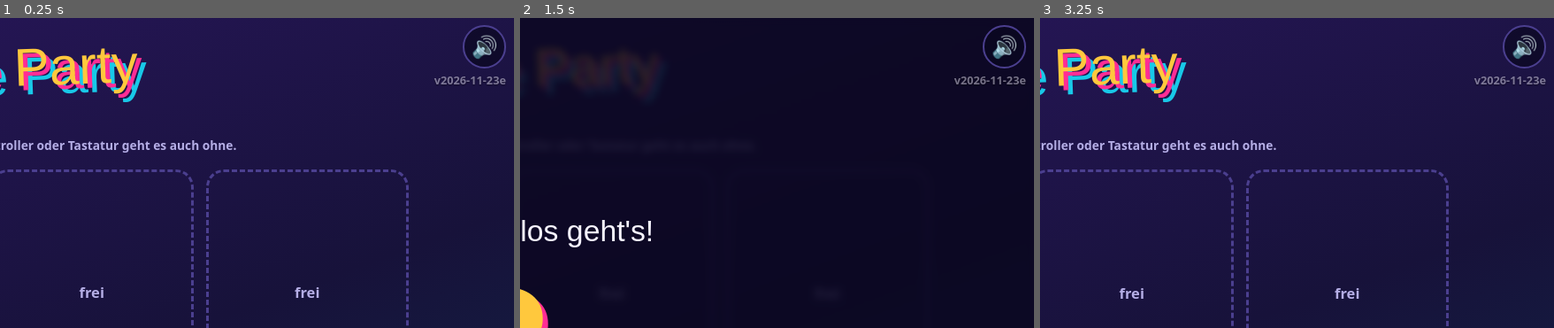
Above: before the commit, frames 1-3 (left to right).
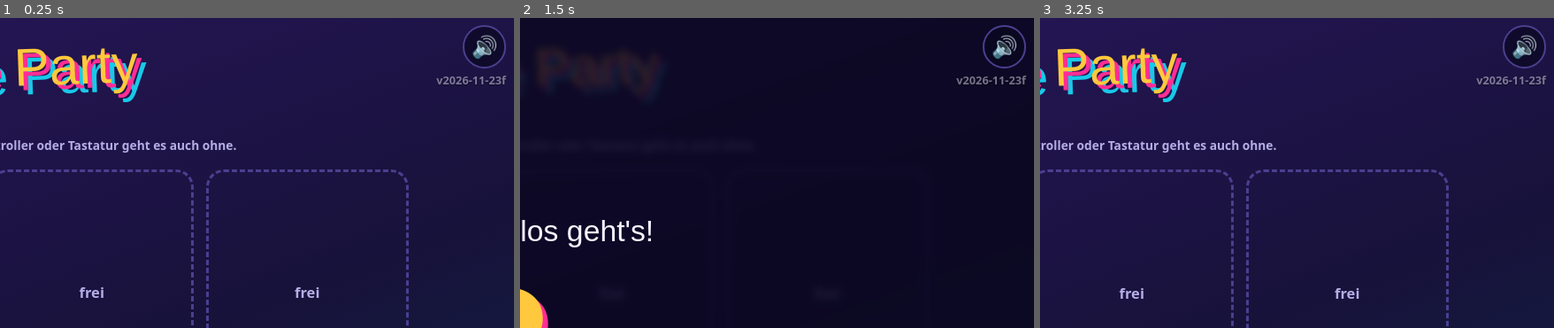
Above: after the commit, the same moments.

Repository: Kuma665/Arcade-Party
Game: browser game, page index.html
Two runs of this game, one before a commit and one after it. Both use one fixed random seed, a clock stepped at 60 frames per second and the inputs below.
Inputs (mouse positions are % of the whole screen's width and height, from its top left):
- Up to frame 1 (0.25 s): no input
- Up to frame 2 (1.5 s): click (48, 49) at 0.27 s; hold Right from 1.03 s (still down); click (48, 55) at 1.07 s; tap Space at 1.1 s
- Up to frame 3 (3.25 s): release Right at 1.53 s; hold Down 1.58-1.85 s; tap Space every 0.5 s from 1.6 to 3.1 s; click (32, 44) at 1.67 s; click "Bereit? · Enter drücken" at 1.77 s; hold Left 1.9-2.47 s; click (65, 42) at 2.27 s; hold Up 2.52-2.82 s; click (61, 60) at 2.87 s; hold Right from 2.87 s (still down)
The pictures show only the part of the screen within x 50-100%, y 0-50%; the shares and areas given below are measured in that part.

The runs differ from the first frame. In frame 1, 0.2% of the frame differs, in the area x 84-99%, y 18-22%; in frame 2, 0.2%; in frame 3, 0.2%.

Commit message:
Spiel aktualisiert: Handy-Pad mit Titel, Icon und Farbe fuer Link-Vorschau
Co-Authored-By: Claude Opus 5.5 <noreply@anthropic.com>

Diff:
--- a/index.html
+++ b/index.html
@@ -575,7 +575,7 @@
 /* ===== Grundausstattung (wie in den anderen Spielen): Ton aus beim Verlassen, Stumm-Knopf, Fehleranzeige, Wake Lock,
    Zurück-Taste, Vollbild, Dreh-Hinweis, Mauszeiger ausblenden, Version + Credits. Texte zentral in TX.
    var statt let/const: pollPads() und push1() laufen schon, bevor dieser Block erreicht ist. ===== */
-var VER='v2026-11-23e';
+var VER='v2026-11-23f';
 var TX={gfxL:'Grafik',gfx:['Auto','Niedrig','Mittel','Hoch'],hOk:'{A} OK · {B} Zurück',hPz:'{A} Wählen · {B} Weiterspie …(435 unchanged characters)…
  mute:'Ton an/aus (M)',err:'Fehler: ',line:'Zeile ',rot:'📱 ↻<br>Bitte quer drehen',
  credits:'<b>Arcade Party</b> '+VER+'<br>Musik und Soundeffekte: im Spiel erzeugt<br>Schriften: Bungee, Rajdhani (Google Fonts)<br>QR-Code: qrcodejs (davidshimjs)<br>Handy-Verbindung: PeerJS (peerjs.com)<br><small>Tippen zum Schließen</small>'};
--- a/pad.html
+++ b/pad.html
@@ -1,5 +1,5 @@
 <!DOCTYPE html><html lang="de"><head><meta charset="utf-8">
-<meta name="viewport" content="width=device-width,initial-scale=1,maximum-scale=1,user-scalable=no,viewport-fit=cover"><title>Handy-Pad</title>
+<meta name="viewport" content="width=device-width,initial-scale=1,maximum-scale=1,user-scalable=no,viewport-fit=cover"><title>Arcade Party · Handy-Pad</title><meta name="theme-color" content="#17123a"><link rel="icon" href="icon-192.png"><link rel="apple-touch-icon" href="icon-192.png">
 <style>
 *{box-sizing:border-box;-webkit-tap-highlight-color:transparent;user-select:none;-webkit-user-select:none;touch-action:none}
 html,body{margin:0;height:100%;background:var(--bg,#17123a);transition:background .4s;color:#f2f0ff;font:700 20px system-ui,sans-serif;overscroll-behavior:none}
